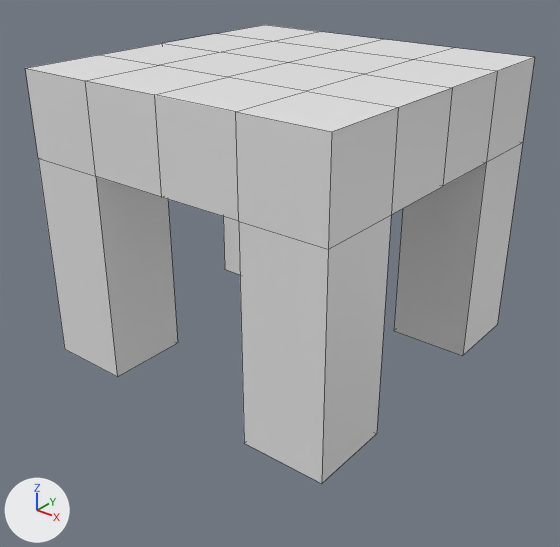
The FBX model Assets/Art/Model/XenoSiteModelBasic5.fbx as it was, and as the next commit left it.
Before and after are seen from a 50 mm lens placed at (3.89, -8.39, 5.15), pointed at (-1.43, -1.74, 1.03). Every picture has the same lights, and +X, +Y and +Z are marked at lower left. Mesh edges are drawn as thin lines. Where no turn or scale is listed for an object, it has been applied to the vertices.

In view in the first picture: 'Surface'.
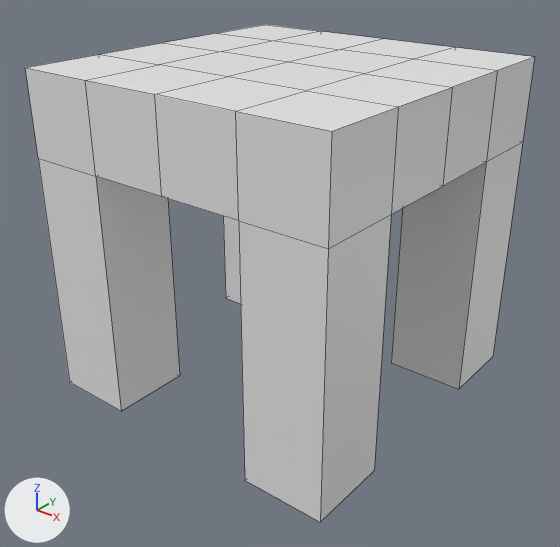
What the commit changed:
me_cube has 66 vertices, 64 faces and spans x -2.0..2.0, y -2.0..2.0, z 0.0..3.5.
me_cube is used by ob_surface; location (-1.5, -1.5, 0.0).
Before the commit, vertices of me_cube: 50 (1.0, 2.0, 0.0), 51 (1.0, 1.0, 0.0) at pixel (393, 330), 52 (2.0, 2.0, 0.0) at pixel (497, 324), 53 (2.0, 1.0, 0.0) at pixel (462, 355).
Before the commit, vertices of me_cube: 54 (-2.0, 2.0, 0.0), 55 (-2.0, 1.0, 0.0) at pixel (224, 269), 56 (-1.0, 1.0, 0.0), 63 (-1.0, 2.0, 0.0).
Before the commit, vertices of me_cube: 57 (1.0, -2.0, 0.0) at pixel (244, 443), 58 (2.0, -2.0, 0.0) at pixel (321, 483), 62 (1.0, -1.0, 0.0), 65 (2.0, -1.0, 0.0) at pixel (376, 433).
Before the commit, vertices of me_cube: 59 (-1.0, -2.0, 0.0) at pixel (117, 376), 60 (-2.0, -2.0, 0.0) at pixel (64, 349), 61 (-2.0, -1.0, 0.0), 64 (-1.0, -1.0, 0.0) at pixel (177, 342).
Part 1, on me_cube:
Vertices 50 to 53 of me_cube move by (0.0, 0.0, -0.5).
Part 2, on me_cube:
Vertices 54, 55, 56, 63 of me_cube move by (0.0, 0.0, -0.5).
Part 3, on me_cube:
Vertices 57, 58, 62, 65 of me_cube move by (0.0, 0.0, -0.5).
Part 4, on me_cube:
Vertices 59, 60, 61, 64 of me_cube move by (0.0, 0.0, -0.5).

Boxes [x1, y1, x2, y2] around the edits, measured in the pictures (560 x 547 px; the box of a moved part takes in the faces that stretch with it):
'Surface', reshaped (8% taller)
    before: [25, 25, 535, 483]
    after: [25, 25, 535, 522]
part 1 of me_cube, moved or reshaped
    before: [394, 143, 523, 356]
    after: [391, 142, 523, 389]
part 2 of me_cube, moved or reshaped
    before: [223, 216, 240, 275]
    after: [223, 216, 241, 304]
part 3 of me_cube, moved or reshaped
    before: [239, 215, 391, 483]
    after: [239, 215, 391, 522]
part 4 of me_cube, moved or reshaped
    before: [38, 159, 178, 377]
    after: [38, 158, 180, 411]
